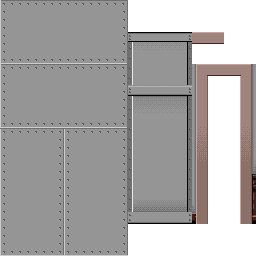
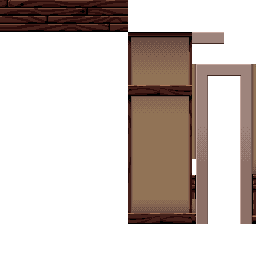
Before/after of a 256 x 256 layered artwork. What changed in the layer stack:
hid "Layer 5" over (x1=0, y1=0, x2=128, y2=256)
hid "Layer 1 copy" over (x1=0, y1=0, x2=256, y2=224)
showed "Layer 1" over (x1=0, y1=0, x2=256, y2=224)